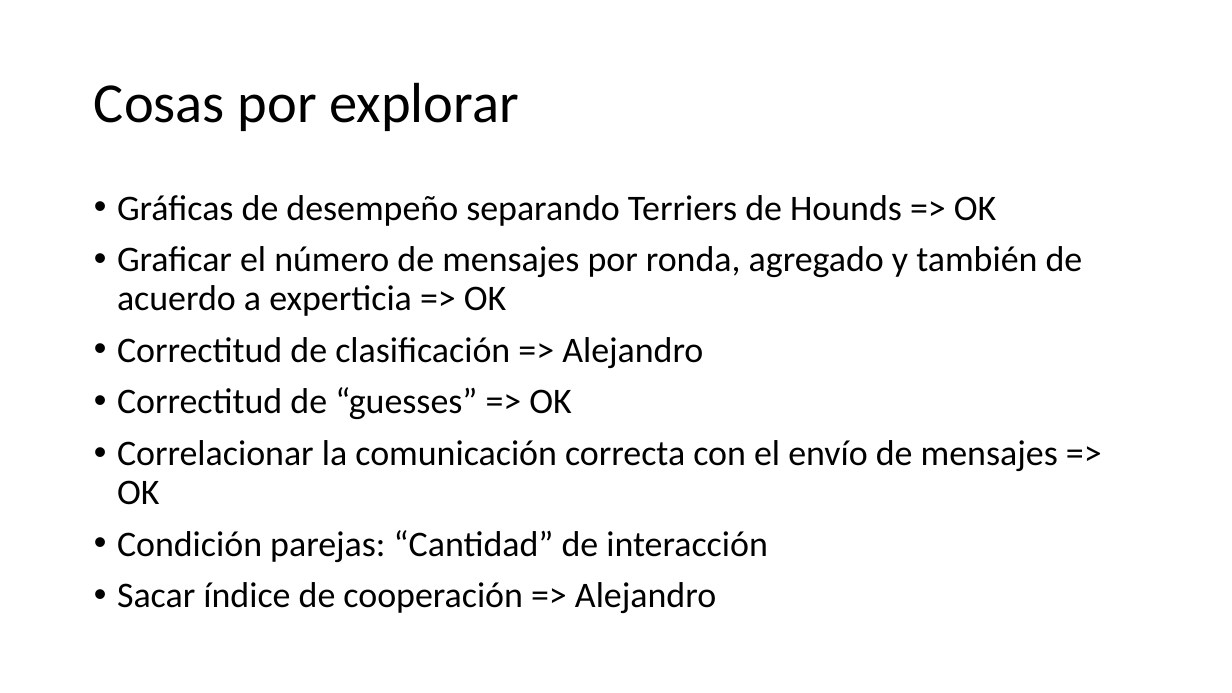
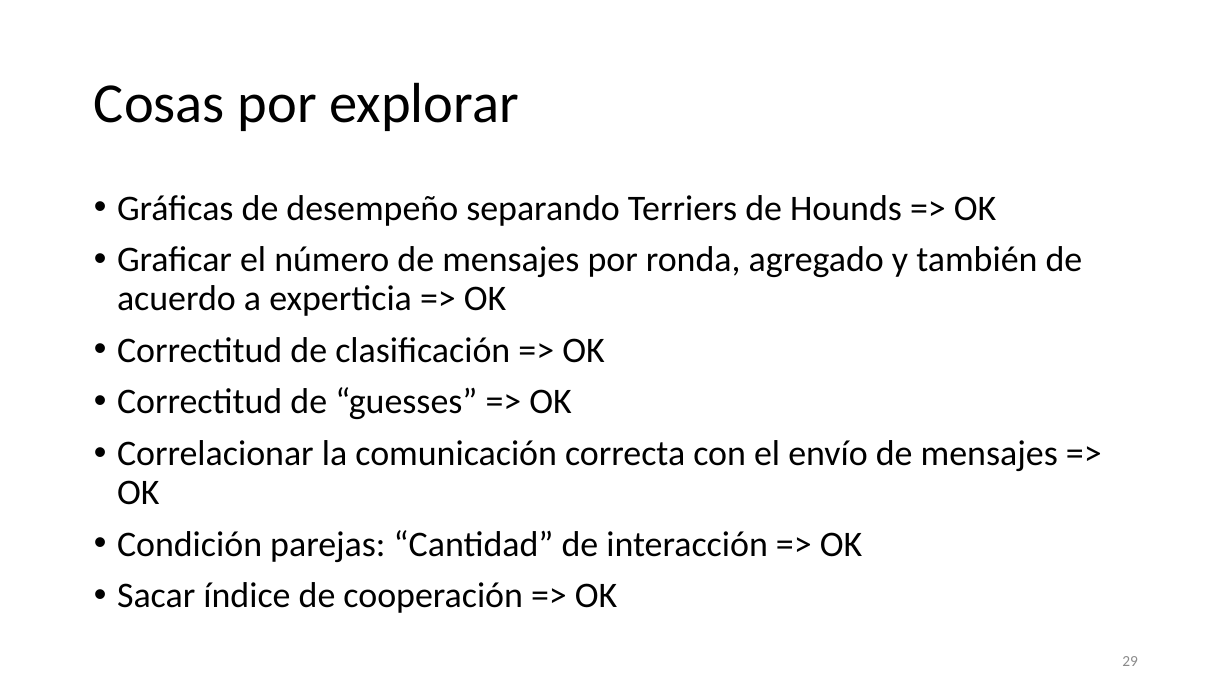
Before and after one commit to Slendercoder/DatosDLL, a slide deck: slide 29 of 12-16-18-23-27-sept-2019/Analysis/Colaboración, uso del lenguaje y comprensión.pptx (slide 20 before the commit). Drawn at 1232x693 pixels with LibreOffice and Linux fonts; fonts in the diff are those of the drawing. Boxes give left, top, right and bottom in pixels: in the first picture for what was removed or moved away, otherwise in the second. Text is boxed around its words. In the diff, an @@ line names an element or a change of style, - is before the commit and + after.

```diff
--- a/12-16-18-23-27-sept-2019/Analysis/Colaboración, uso del lenguaje y comprensión.pptx
+++ b/12-16-18-23-27-sept-2019/Analysis/Colaboración, uso del lenguaje y comprensión.pptx
@@ text at [117, 337, 604, 363]: text changed @@
-• Correctitud de clasificación => Alejandro
+• Correctitud de clasificación => OK
@@ text at [117, 530, 862, 613]: text changed @@
-• Condición parejas: “Cantidad” de interacción
-• Sacar índice de cooperación => Alejandro
+• Condición parejas: “Cantidad” de interacción => OK
+• Sacar índice de cooperación => OK
@@ page number added at [1122, 656, 1138, 666], 12 pt, text #8C8C8C @@
+29
```
Also in this commit, not shown: 18 other slides changed, 15 slides added, 1 slide removed, 12 other files.
